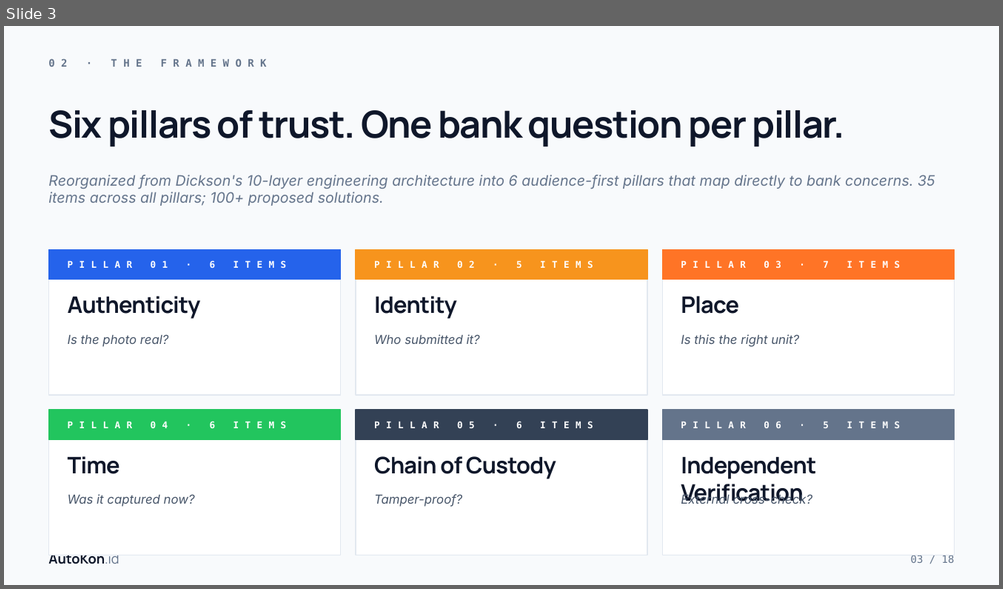
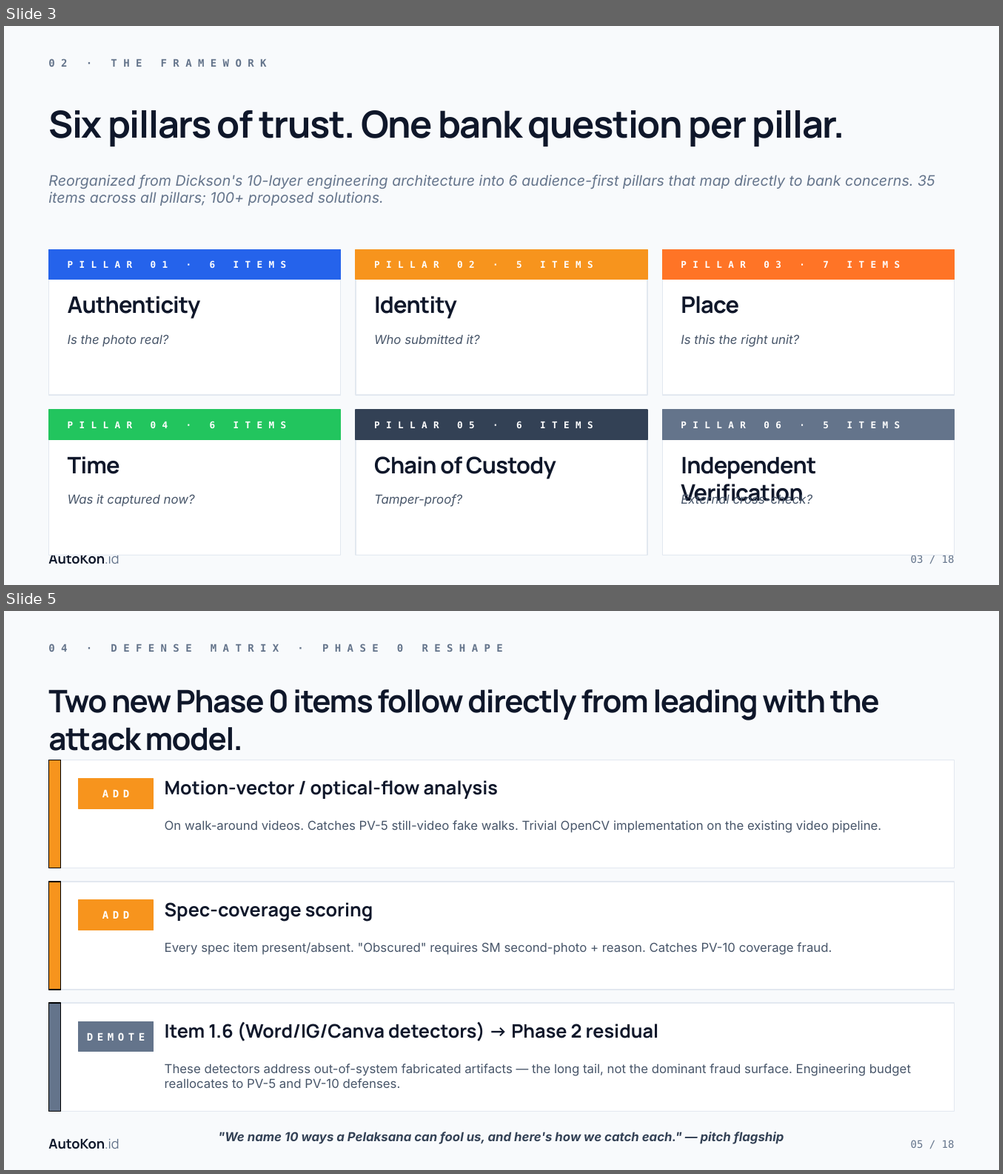
Before and after one commit to adrianautokon/autokon-evidence-integrity-research, a slide deck: AutoKon-Evidence-Integrity-Summary.pptx. Shown one above the other, each under a label of ours: slide 3 before the commit, slides 3 and 5 after it; the slides between them are not shown. The pictures are 1003x589 and 1003x1174 pixels, drawn with LibreOffice and Linux fonts; fonts in the diff are those of the drawing. Boxes give left, top, right and bottom in pixels: in the first picture for what was removed or moved away, otherwise in the second. Text is boxed around its words. In the diff, an @@ line names an element or a change of style, - is before the commit and + after.

Commit message:
feat: Pelaksana Attack Playbook reframe (§3) + demote Item 1.6 to Phase 2
Per Dickson's May 2026 reframe: AutoKon's primary fraud surface is in-system
Pelaksana behavior (legitimately enrolled users gaming what they capture, when,
and where), not out-of-system fabricated artifacts (Word/IG/Canva/screenshot).

Structural changes
- New §3 'The Pelaksana Attack Playbook' inserted between §2 (lenses) and §4
  (the renumbered Six Pillars). 10 named in-system fraud vectors (PV-1 through
  PV-10) mapped to which pillar/item catches each, with strength-today and
  strength-after-Phase-0+1 ratings, plus a defense matrix at-a-glance.
- §2 updated with new §2.4 'In-system vs out-of-system fraud surfaces'.
- All downstream sections renumbered §3→§4 ... §8→§9.

Item 1.6 demotion
- Item 1.6 moved from Phase 0 to Phase 2 residual. Detectors A-D retained
  but reframed as long-tail insurance, no longer the flagship pitch line.

New Phase 0 items
- Motion-vector / optical-flow analysis on walk-around videos (PV-5 defense).
- Spec-coverage scoring (PV-10 defense).

Files: EVIDENCE_INTEGRITY_RESEARCH.md, index.html, README.md, build-docx.py,
build-pptx.js, AutoKon-Evidence-Integrity-Research.docx (regenerated),
AutoKon-Evidence-Integrity-Summary.pptx (regenerated, now 20 slides).

Pitch flagship: 'We name 10 ways a Pelaksana can fool us, and here's how
we catch each.'

```diff
--- a/AutoKon-Evidence-Integrity-Summary.pptx
+++ b/AutoKon-Evidence-Integrity-Summary.pptx
@@ slide 5 added at [4,611,999,1170], background #F8FAFC @@
@@ text added at [48,689,879,751], 30 pt, text #0F172A, bold @@
+Two new Phase 0 items follow directly from leading with the attack model.
@@ text added at [176,689,289,713], 10 pt, text #64748B, bold @@
+04 · DEFENSE MATRIX · PHASE 0 RESHAPE
@@ rectangle added at [48,760,954,869], fill #FFFFFF, outline #E2E8F0 1 pt @@
@@ rectangle added at [48,760,61,869], fill #F7941D, outline #000000 1 pt @@
@@ rectangle added at [79,779,153,809], fill #F7941D, outline #F7941D 1 pt @@
@@ text added at [165,780,498,799], 18 pt, text #0F172A, bold @@
+Motion-vector / optical-flow analysis
@@ text added at [102,789,129,797], 10 pt, text #FFFFFF, bold @@
+ADD
@@ text added at [165,820,881,833], 12 pt, text #475569 @@
+On walk-around videos. Catches PV-5 still-video fake walks. Trivial OpenCV implementation on the existing video pipeline.
@@ rectangle added at [48,882,954,990], fill #FFFFFF, outline #E2E8F0 1 pt @@
@@ rectangle added at [48,882,61,990], fill #F7941D, outline #000000 1 pt @@
@@ rectangle added at [79,900,153,931], fill #F7941D, outline #F7941D 1 pt @@
@@ text added at [102,911,129,919], 10 pt, text #FFFFFF, bold @@
+ADD
@@ text added at [165,903,373,921], 18 pt, text #0F172A, bold @@
+Spec-coverage scoring
@@ text added at [165,943,831,955], 12 pt, text #475569 @@
+Every spec item present/absent. "Obscured" requires SM second-photo + reason. Catches PV-10 coverage fraud.
@@ rectangle added at [48,1003,954,1112], fill #FFFFFF, outline #E2E8F0 1 pt @@
@@ rectangle added at [48,1003,61,1112], fill #64748B, outline #000000 1 pt @@
@@ rectangle added at [79,1022,153,1052], fill #64748B, outline #64748B 1 pt @@
@@ text added at [165,1022,659,1042], 18 pt, text #0F172A, bold @@
+Item 1.6 (Word/IG/Canva detectors) → Phase 2 residual
@@ text added at [87,1033,145,1041], 10 pt, text #FFFFFF, bold @@
+DEMOTE
@@ text added at [165,1064,910,1088], 12 pt, text #475569 @@
+These detectors address out-of-system fabricated artifacts — the long tail, not the dominant fraud surface. Engineering budget reallocates to PV-5 and PV-10 defenses.
@@ text added at [48,1139,119,1150], 13 pt, text #0F172A, bold @@
+AutoKon.id
@@ text added at [218,1132,784,1145], 12 pt, text #334155, bold, italic @@
+"We name 10 ways a Pelaksana can fool us, and here's how we catch each." — pitch flagship
@@ text added at [910,1140,954,1148], 10 pt, text #64748B @@
+05 / 18
```
Also in this commit, not shown: 15 slides changed, 1 other slide added, 6 other files.
